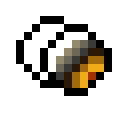
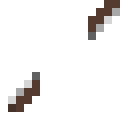
Before/after of a 128x128 layered artwork. What changed in the layer stack:
hid "Layer 1" over <box>16,16,112,96</box>
showed "gardening", painted on it over <box>8,0,120,112</box>
